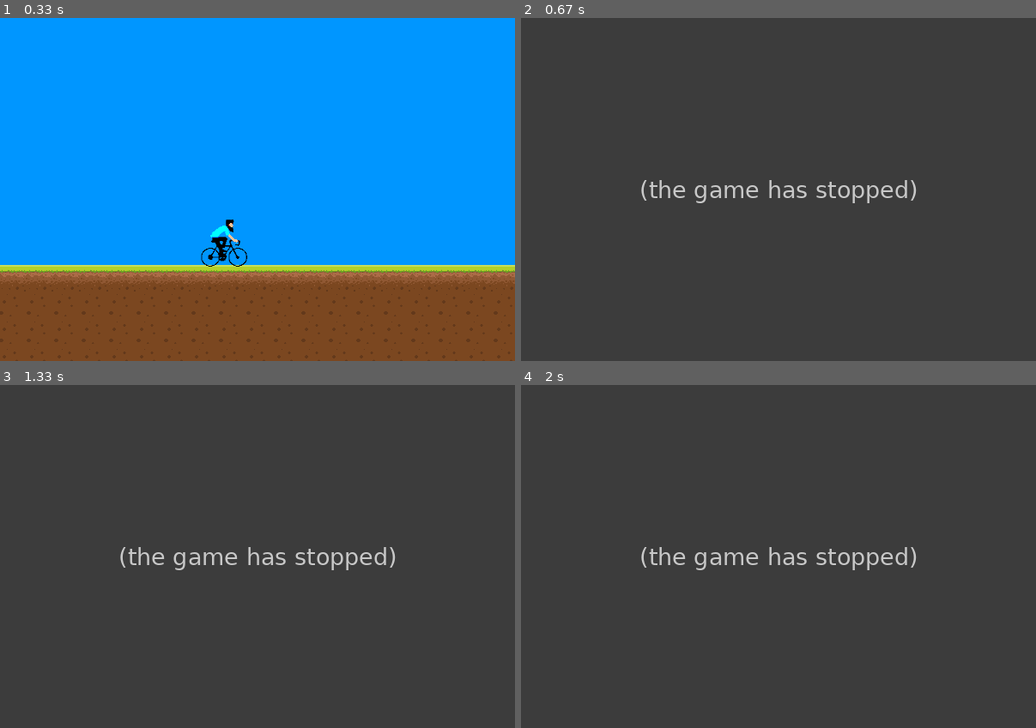
Above: before the commit, frames 1-4 (two rows, left to right).
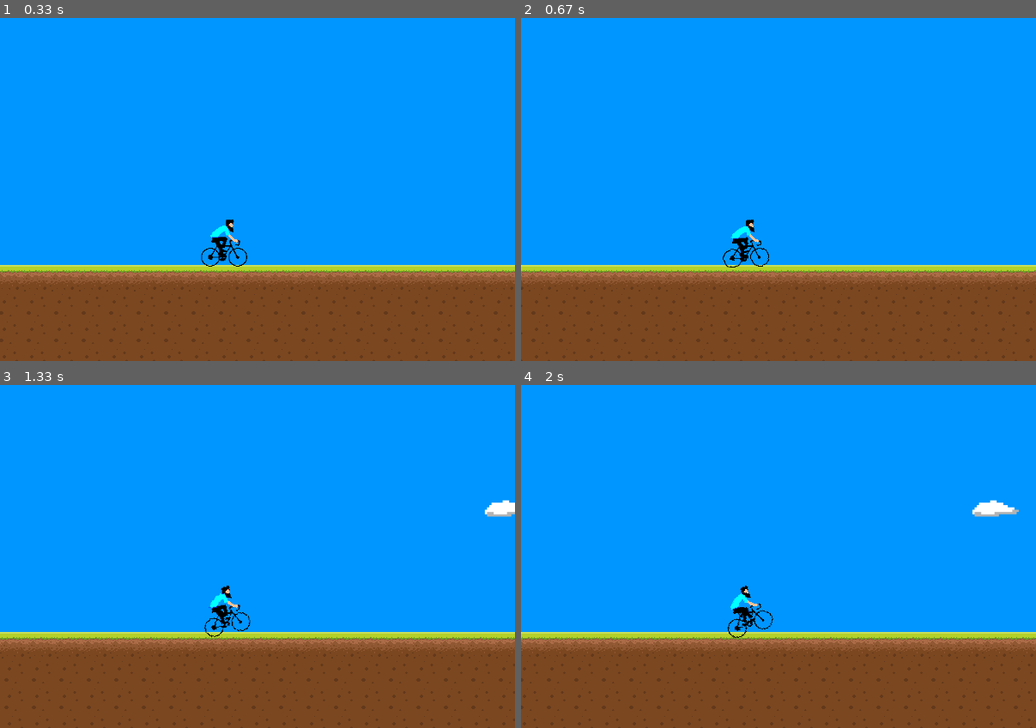
Above: after the commit, the same moments.

Repository: kevsturman/pygame-zombie
Game: pygame game, started from world.py
The game is run twice, just before and just after one commit, with the same random seed, the same clock (stepped at 60 frames per second) and the same inputs.
Inputs:
- Up to frame 1 (0.33 s): no input
- Up to frame 2 (0.67 s): tap Space at 0.33 s
- Up to frame 3 (1.33 s): tap Space at 0.73, 1.03, 1.23 s
- Up to frame 4 (2 s): tap Space at 1.57, 1.87 s

Frame 1 is identical in both runs. In frame 2, 100% of the frame differs, in the area x 0-100%, y 0-100%; in frame 3, 100%; in frame 4, 100%.
Error before the commit: NameError: name 'rs' is not defined (world.py line 73); the game stopped at 0.33 s (later frames are placeholders)

Commit message:
Add comments and better variable names ;)

Diff:
--- a/world.py
+++ b/world.py
@@ -2,14 +2,14 @@
 import random
 
 def blitRotateCenter(surf, image, topleft, angle):
-
+	# take sprite and blit it to surface at the centre with given rotation
     rotated_image = pygame.transform.rotate(image, angle)
     new_rect = rotated_image.get_rect(center = image.get_rect(topleft = topleft).center)
     surf.blit(rotated_image, new_rect.topleft)
 
 def create_world():
-    world = [[0] * w for i in range(h)]
-    # Set Value at 1,1
+	# create empty 2d world. 0 is sky; 1 is grass; 3 is soil
+    world = [[0] * width for i in range(height)]
     for i in range(0,len(world[7])):
         world[9][i] = 1
         for y in range(10,14):
@@ -17,6 +17,7 @@
     return world
 
 def random_bush(world):
+	# add random bush to world
     w = len(world[0])-20
     x = random.randint(20,w-1)
     if world[8][x] == 0 and world[8][x+1] == 0:
@@ -25,6 +26,7 @@
     return world
 
 def random_cloud(world):
+	# add random cloud to world
     y = random.randint(0,4)
     w = len(world[0])-20
     x = random.randint(20,w-1)
@@ -33,13 +35,14 @@
     return world
 
 if __name__ == "__main__":
-    w = 100
-    wx = 0
-    h = 14
-    bx = 0
-    by = 0
+	# Initialise Defaults
+    width = 100 # width of the world in 8x8 squares
+    height = 14 # height of the world
+    world_x = 0 # current world x offset
+    bike_frame = 0
+    bike_y = 0
     timer = 0
-    r = 0
+    rotation = 0
     # Create 2d List
     world = create_world()
     for i in range(0,5):
@@ -64,47 +67,51 @@
             pygame.image.load('png/bike/bike7.png'),
             pygame.image.load('png/bike/bike8.png')]
     x = 0
+
+    # Game Loop Starts
     while not done:
+
+		# check pygame events for keypress events
         for event in pygame.event.get():
-            if event.type == pygame.QUIT:
+            if event.type == pygame.QUIT: # if window closes, exit game
                 done = True
+
         keys = pygame.key.get_pressed()
+
         if keys[pygame.K_SPACE]:
-            r = rs + 1
-        screen.fill((0,150,255))
+            rotation = rotation + 1 # rotate is space is pressed
 
+        screen.fill((0,150,255)) # clear screen and fill it with a blue colour 0,150,255
+
+		# draw tiles to the world
         for vy in range(0,14):
             for vx in range(0,20):
-                if world[vy][vx+wx] != 0:
-                    text = font.render(str(world[vy][vx+wx]),True,(255,255,255))
-                    screen.blit(tiles[world[vy][vx+wx]-1], (x + (vx * 32), vy * 32))
-                    #screen.blit(text,(x + (vx * 32), vy * 32))
-        # for wy,row in enumerate(world):
-        #     for wx,col in enumerate(row):
-        #         if col is not 0:
-        #             screen.blit(tiles[col-1],(x+(wx*32),wy*32))
-        #         text = font.render(str(col), True, (255, 255, 255))
-        #         screen.blit(text,(x+(wx*32),wy*32))
-        #rbike = pygame.transform.rotate(bike[bx],r)
-        #screen.blit(rbike,(180,167-by))
-        blitRotateCenter(screen,bike[bx],(230,230),r)
+                if world[vy][vx+world_x] != 0:
+                    text = font.render(str(world[vy][vx+world_x]),True,(255,255,255))
+                    screen.blit(tiles[world[vy][vx+world_x]-1], (x + (vx * 32), vy * 32))
+
+        blitRotateCenter(screen,bike[bike_frame],(230,230),rotation)
         pygame.display.flip()
         x = x - 1
-        if x < -32:
+
+        if x < -32: # after 32 frames move the world 1 pixel forward
             x = 0
-            wx = wx + 1
-        if wx > 80:
-            wx = 0
+            world_x = world_x + 1
+
+        # when world gets near the end. Reset to the start. Create a new world with random bushes
+        if world_x > 80:
+            world_x = 0
             world = create_world()
             for i in range(0, random.randint(1,10)):
                 world = random_bush(world)
             for i in range(0,4):
                 world = random_cloud(world)
+
         timer = timer + 1
         if timer > 20:
-            bx = bx + 1
+            bike_frame = bike_frame + 1
             timer = 0
-        if bx > 7:
-            bx = 0
-        if r > 360:
-            r = 0
+        if bike_frame > 7:
+            bike_frame = 0
+        if rotation > 360:
+            rotation = 0
